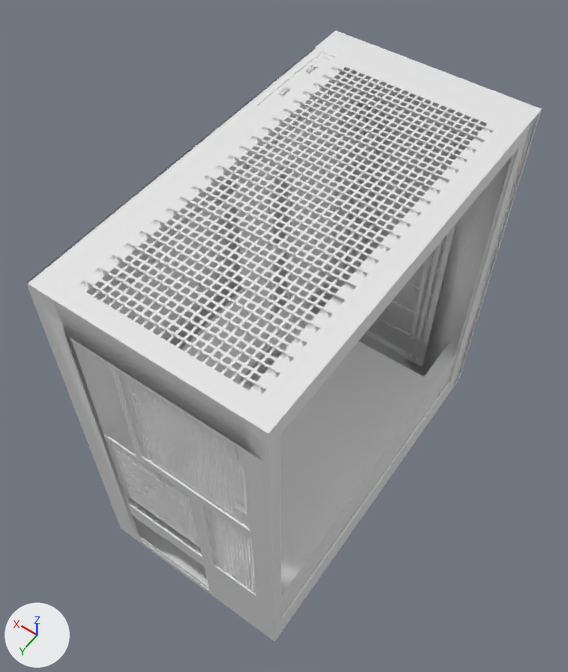
One commit to the FBX model Assets/3D Objects/PC/PC_Case.fbx: the scene before it, then after it.
The view is the same before and after, from a 50 mm camera at (-8.43, 16.35, 4.6) aimed at (-6.88, 14.17, 1.17). Arrows for +X, +Y and +Z are at lower left; the lights stay in place. The older version comes first. Vertices at exactly the same position are counted once.

In view in the first picture: 'PC_CHA'.
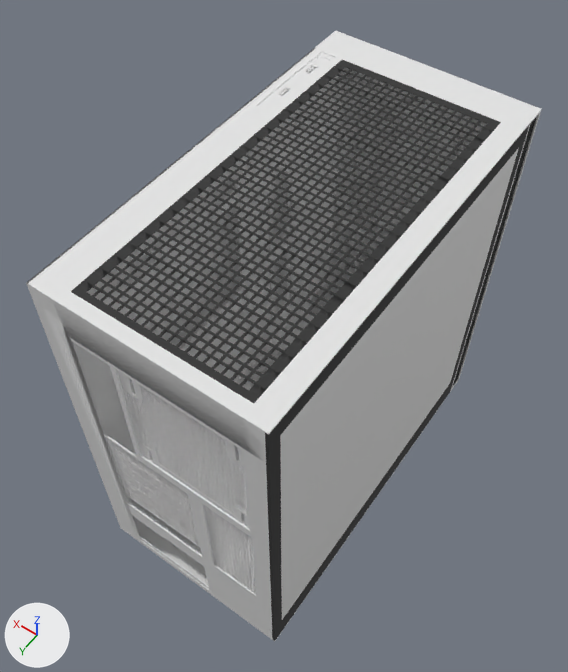
The newer file is also turned or shifted as a whole; pictures and numbers use the older file's frame.

Pixel boxes [x1, y1, x2, y2] of what changed, in the pictures (568 x 672 px; the box of a moved part takes in the faces that stretch with it):
```json
{"part": 1, "of": "me_plane_114", "change": "moved or reshaped", "before": [243, 52, 519, 641], "after": [243, 52, 519, 641]}
{"part": 2, "of": "me_plane_114", "change": "recoloured", "before": [71, 60, 537, 640], "after": [71, 60, 537, 640], "on screen": "white to dark grey"}
```

Edits to the scene script, one JSON object a line:
```json
{"op": "add", "block": "mat_pc_case_sidepanel_glass", "code": ["mat_pc_case_sidepanel_glass = principled_material('PC_Case_SidePanel_Glass')", "mat_pc_case_sidepanel_glass.base_color = (0.8, 0.8, 0.8)  # white #e7e7e7", "mat_pc_case_sidepanel_glass.roughness = 0.4"]}
{"op": "add", "block": "mat_pc_case_base", "code": ["mat_pc_case_base = principled_material('PC_Case_Base')", "mat_pc_case_base.base_color = (0.8, 0.8, 0.8)  # white #e7e7e7", "mat_pc_case_base.metallic = 0.103", "mat_pc_case_base.roughness = 0.879"]}
{"op": "add", "block": "mat_pc_case_dustfilter_top", "code": ["mat_pc_case_dustfilter_top = principled_material('PC_Case_Dustfilter_Top')", "mat_pc_case_dustfilter_top.base_color = (0.0359, 0.0359, 0.0359)  # dark grey #353535", "mat_pc_case_dustfilter_top.metallic = 0.103", "mat_pc_case_dustfilter_top.roughness = 0.879"]}
{"block": "me_plane_114", "where": "# used by ob_pc_cha; location = (-6.982, 14.201, 0.0)"}
{"op": "remove", "block": "me_plane_114", "code": "me_plane_114.from_pydata(...)  # 32349 vertices, 39154 faces; spans x -0.6..0.58, y -1.18..1.05, z 0.0..2.28"}
{"op": "add", "block": "me_plane_114", "code": "me_plane_114.from_pydata(...)  # 32334 vertices, 39155 faces; spans x -0.6..0.58, y -1.18..1.05, z 0.0..2.28"}
{"block": "me_plane_114", "change": "me_plane_114 part 1"}
{"block": "me_plane_114", "change": "18 vertices are removed from x -0.58..0.53, y -1.05..1.05, z 0.0..2.27"}
{"block": "me_plane_114", "change": "62 faces are deleted"}
{"block": "me_plane_114", "change": "2 vertices move within x -0.58, y -1.05, z 0.0..0.01"}
{"block": "me_plane_114", "change": "3 vertices are added at (-0.57, -0.71, 0.0), (-0.57, -1.05, 0.0), (-0.57, -1.05, 0.49)"}
{"block": "me_plane_114", "change": "39 new faces join them, mat_pc_case_base (white #e7e7e7)"}
{"block": "me_plane_114", "change": "22 new faces join them, mat_pc_case_dustfilter_top (dark grey #353535)"}
{"block": "me_plane_114", "change": "2 new faces join them, mat_pc_case_sidepanel_glass (white #e7e7e7)"}
{"block": "me_plane_114", "change": "me_plane_114 part 2: 14409 faces spanning x -0.6..0.41, y -1.17..1.05, z 0.01..2.28 switch from no material to mat_pc_case_dustfilter_top (dark grey #353535)"}
{"op": "add", "block": "me_plane_114", "code": "me_plane_114.materials.append(mat_pc_case_base)  # white #e7e7e7"}
{"op": "add", "block": "me_plane_114", "code": "me_plane_114.materials.append(mat_pc_case_sidepanel_glass)  # white #e7e7e7"}
```
